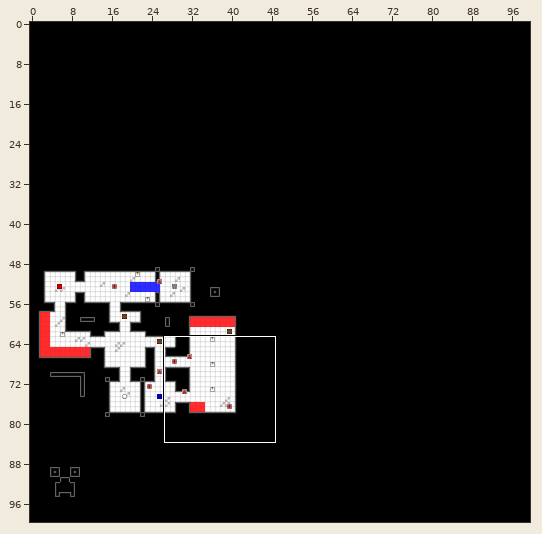
Tiled map -- Maps/Level-1.tmx. Above: a wide view before the commit, with the close-up outlined.
Close-up. The starting point:
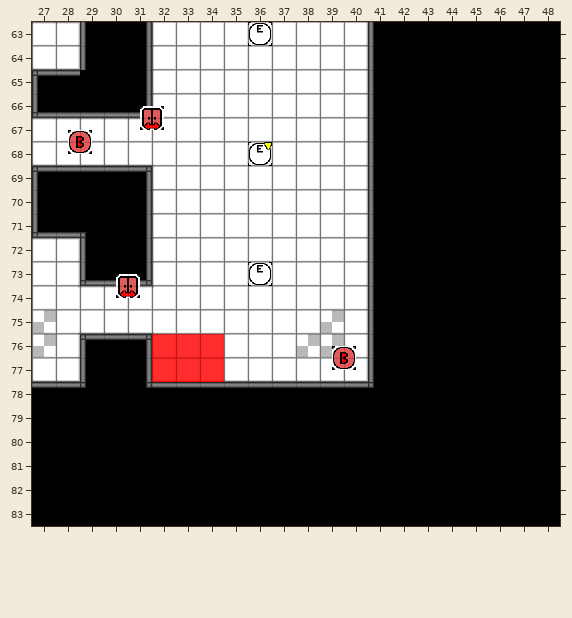
Cells are 32x32 px. Shown: x 27..48, y 63..83. The commit also changed other parts of the map, which this record leaves out.
New version:
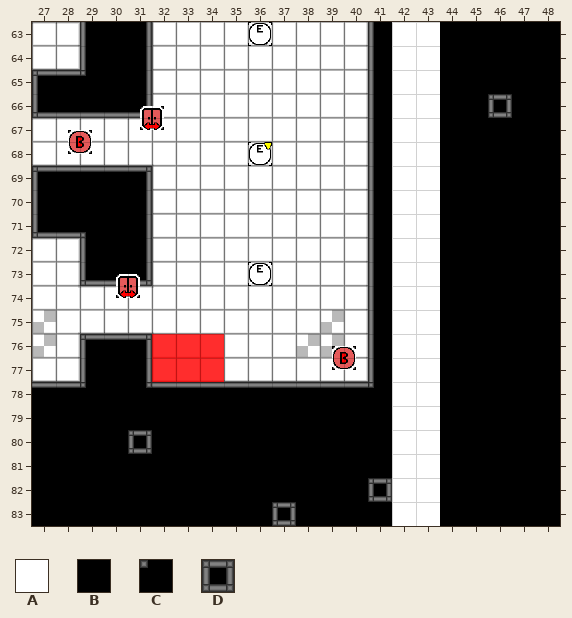
Key: from "TIleMap": A 0, B 1, C 11, D 29.
_ is an empty cell.
Diff:
Layer "Collisions":
The edit turns tile B into tile A in rows 63 to 83 at x 42 to 43.
Layer "Tiles-2":
There is now tile C in row 65 at x 29.
There is now tile D in row 66 at x 46; in row 80 at x 31; in row 82 at x 41; in row 83 at x 37.
